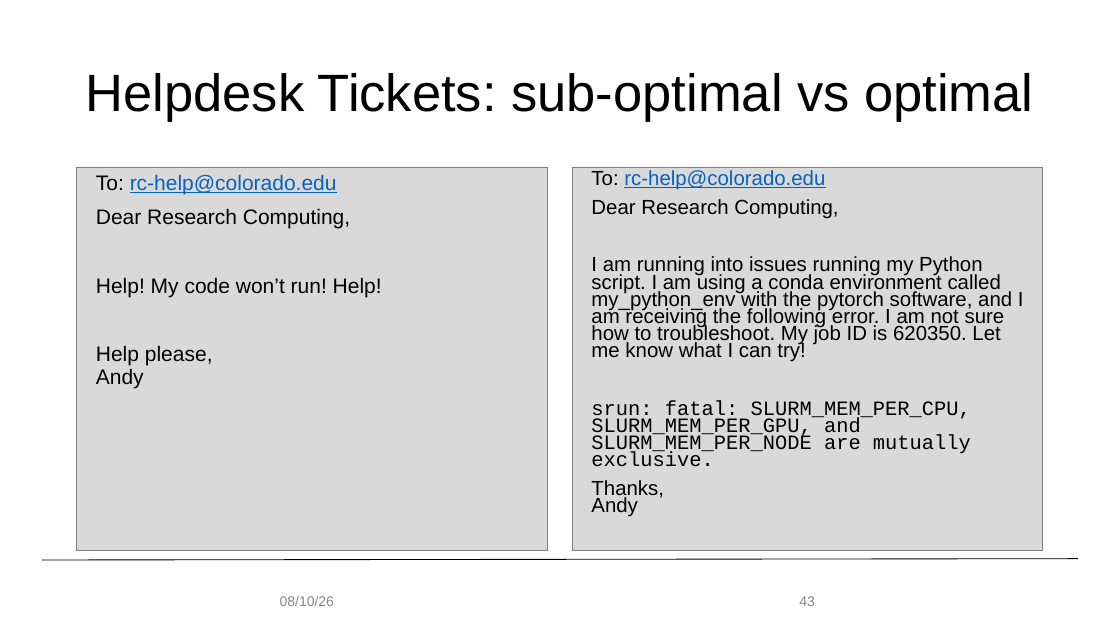
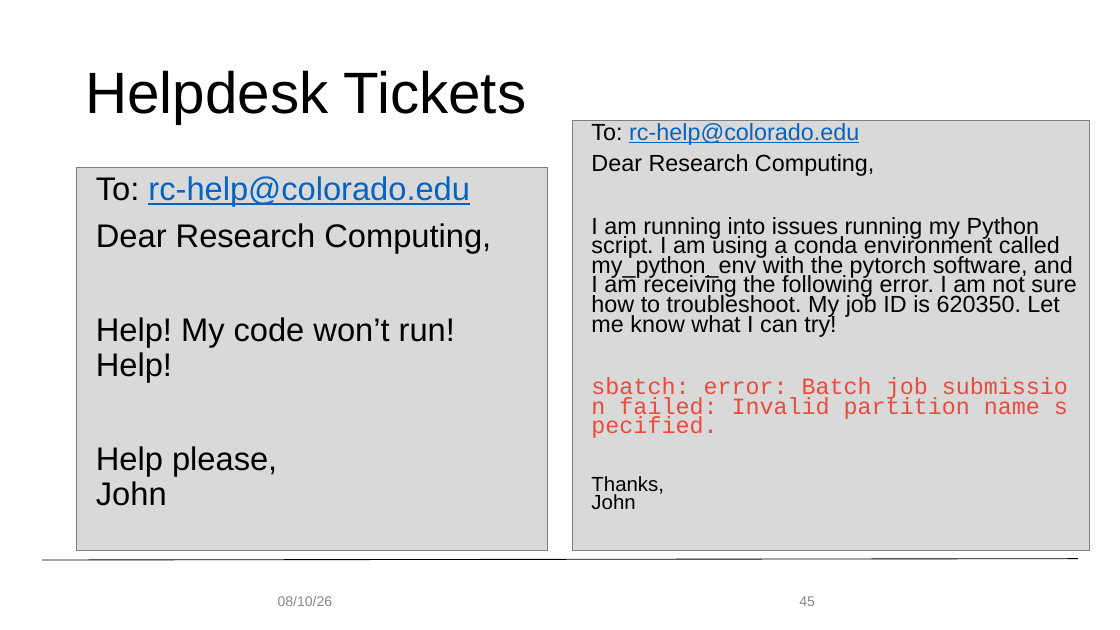
Before and after one commit to b-reyes/hpc_fundamentals_micro_credential, a slide deck: slide 45 of getting_familiar_rc/getting_familiar_rc.pptx (slide 43 before the commit). Drawn at 1120x630 pixels with LibreOffice and Linux fonts; fonts in the diff are those of the drawing; background and template pictures are left out. Boxes give left, top, right and bottom in pixels: in the first picture for what was removed or moved away, otherwise in the second. Text is boxed around its words. In the diff, an @@ line names an element or a change of style, - is before the commit and + after.

Commit message:
Andy slides aug26 updated per nus (#31)
* updated for aug 2026

* updated for aug 2026

* updated per NUS

```diff
--- a/getting_familiar_rc/getting_familiar_rc.pptx
+++ b/getting_familiar_rc/getting_familiar_rc.pptx
@@ title at (x1=85, y1=70, x2=527, y2=124): text changed; size 45 to 50 pt @@
-Helpdesk Tickets: sub-optimal vs optimal
+Helpdesk Tickets
@@ rectangle "To: rc-help@colorado.edu" resized from (x1=573, y1=168, x2=1044, y2=550) to (x1=573, y1=120, x2=1090, y2=550) @@
@@ text in rectangle at (x1=591, y1=123, x2=1076, y2=337): size 17.5 to 20 pt in "To: rc-help@colorado.edu", "Dear Research Computing,", "I am running into issues running my ..." @@
@@ text at (x1=96, y1=176, x2=491, y2=382): size 18 to 28 pt in "To: rc-help@colorado.edu", "Dear Research Computing,", "Help! My code won’t run! Help!" @@
@@ text in rectangle at (x1=591, y1=377, x2=1040, y2=509): text changed; size 17.5 to 20 pt; text colour #000000 to #E74C3C @@
-srun: fatal: SLURM_MEM_PER_CPU, SLURM_MEM_PER_GPU, and SLURM_MEM_PER_NODE are mutually exclusive.
-Thanks,
-Andy
+sbatch: error: Batch job submission failed: Invalid partition name specified.
+Thanks,
+John
@@ text at (x1=96, y1=446, x2=277, y2=506): text changed; size 18 to 28 pt @@
-Help please,
-Andy
+Help please,
+John
@@ text "08/10/26" at (x1=278, y1=596, x2=332, y2=606): alignment centre to left @@
@@ page number at (x1=799, y1=596, x2=815, y2=606): text changed @@
-43
+45
```
Also in this commit, not shown: 24 other slides changed, 18 slides added, 18 slides removed, 1 other file.
